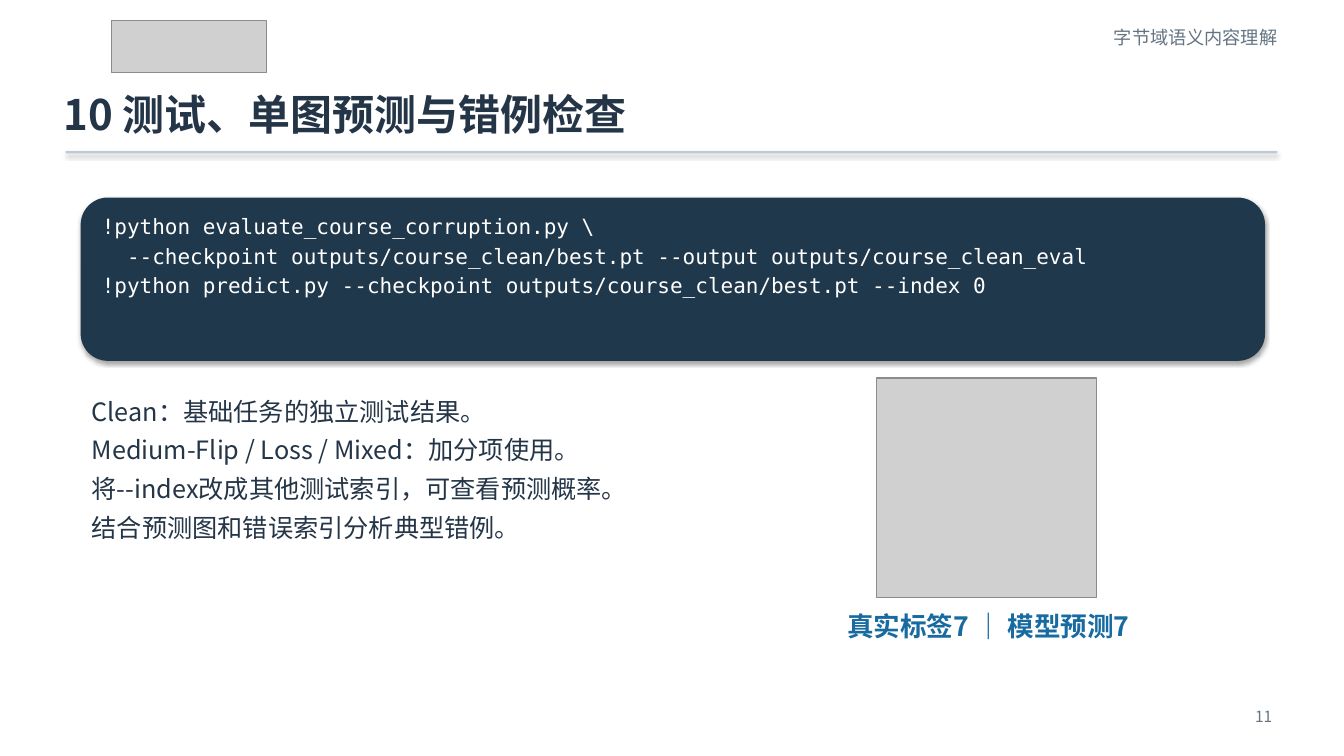
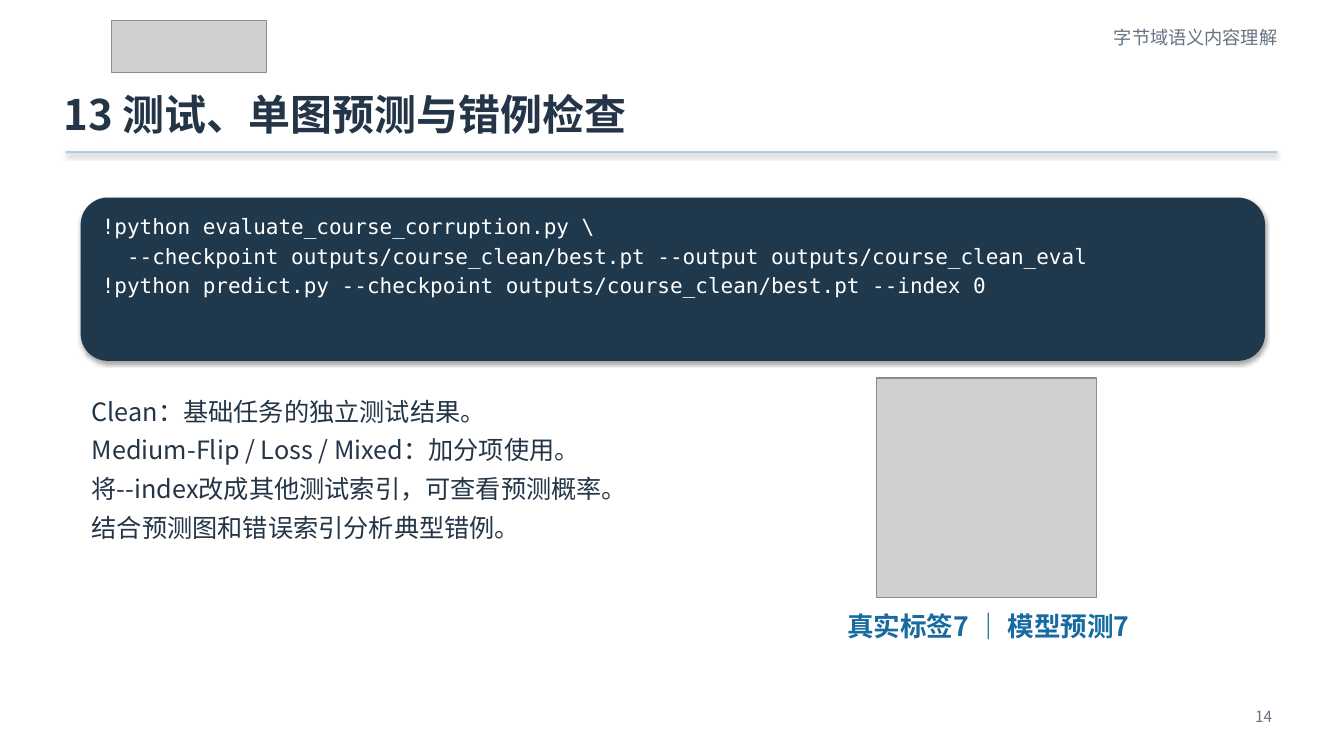
Before and after one commit to Franklin-L/byteformer-mnist-course, a slide deck: slide 14 of docs/ByteFormer_MNIST_零基础实验课.pptx (slide 11 before the commit). Drawn at 1344x756 pixels with LibreOffice and Linux fonts; fonts in the diff are those of the drawing; grey boxes stand for pictures. Boxes give left, top, right and bottom in pixels: in the first picture for what was removed or moved away, otherwise in the second. Text is boxed around its words. In the diff, an @@ line names an element or a change of style, - is before the commit and + after.

```diff
--- a/docs/ByteFormer_MNIST_零基础实验课.pptx
+++ b/docs/ByteFormer_MNIST_零基础实验课.pptx
@@ text at [63, 94, 627, 134]: text changed @@
-10 测试、单图预测与错例检查
+13 测试、单图预测与错例检查
@@ text at [1255, 710, 1272, 722]: text changed @@
-11
+14
```
Also in this commit, not shown: 13 other slides changed, 4 slides added, 1 slide removed, 9 other files.
